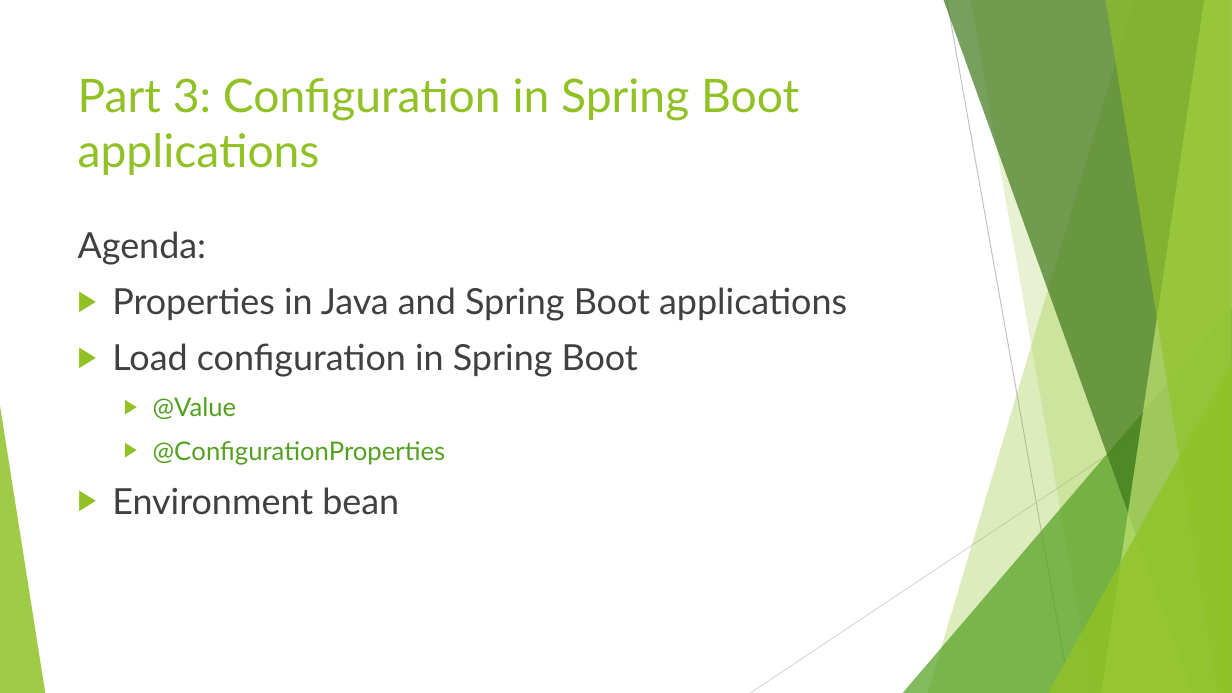
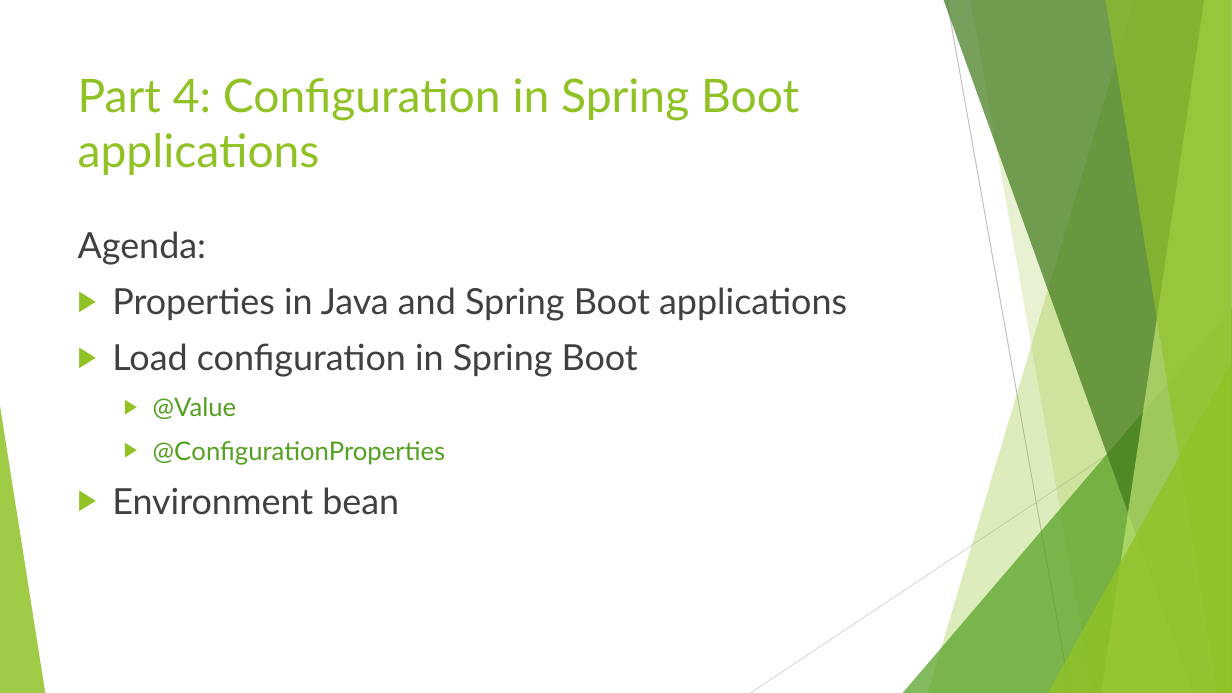
Before and after one commit to ybensman/SpringMicroserviceDemo, a slide deck: slide 27 of Spring_Beginners_2_SpringBootForMS.pptx (slide 26 before the commit). Drawn at 1232x693 pixels with LibreOffice and Linux fonts; fonts in the diff are those of the drawing. Boxes give left, top, right and bottom in pixels: in the first picture for what was removed or moved away, otherwise in the second. Text is boxed around its words. In the diff, an @@ line names an element or a change of style, - is before the commit and + after.

```diff
--- a/Spring_Beginners_2_SpringBootForMS.pptx
+++ b/Spring_Beginners_2_SpringBootForMS.pptx
@@ title at (78,78,799,175): text changed @@
-Part 3: Configuration in Spring Boot applications
+Part 4: Configuration in Spring Boot applications
```
Also in this commit, not shown: 11 other slides changed, 1 slide added.
